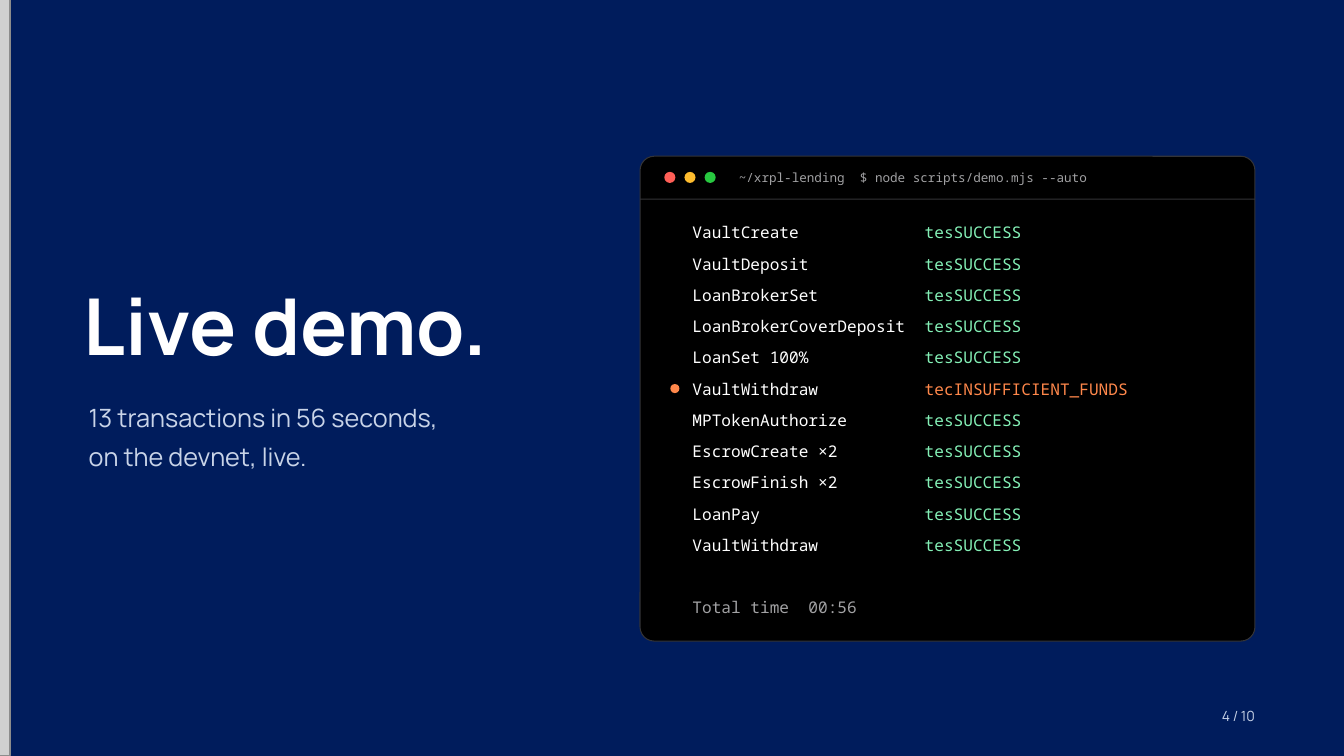
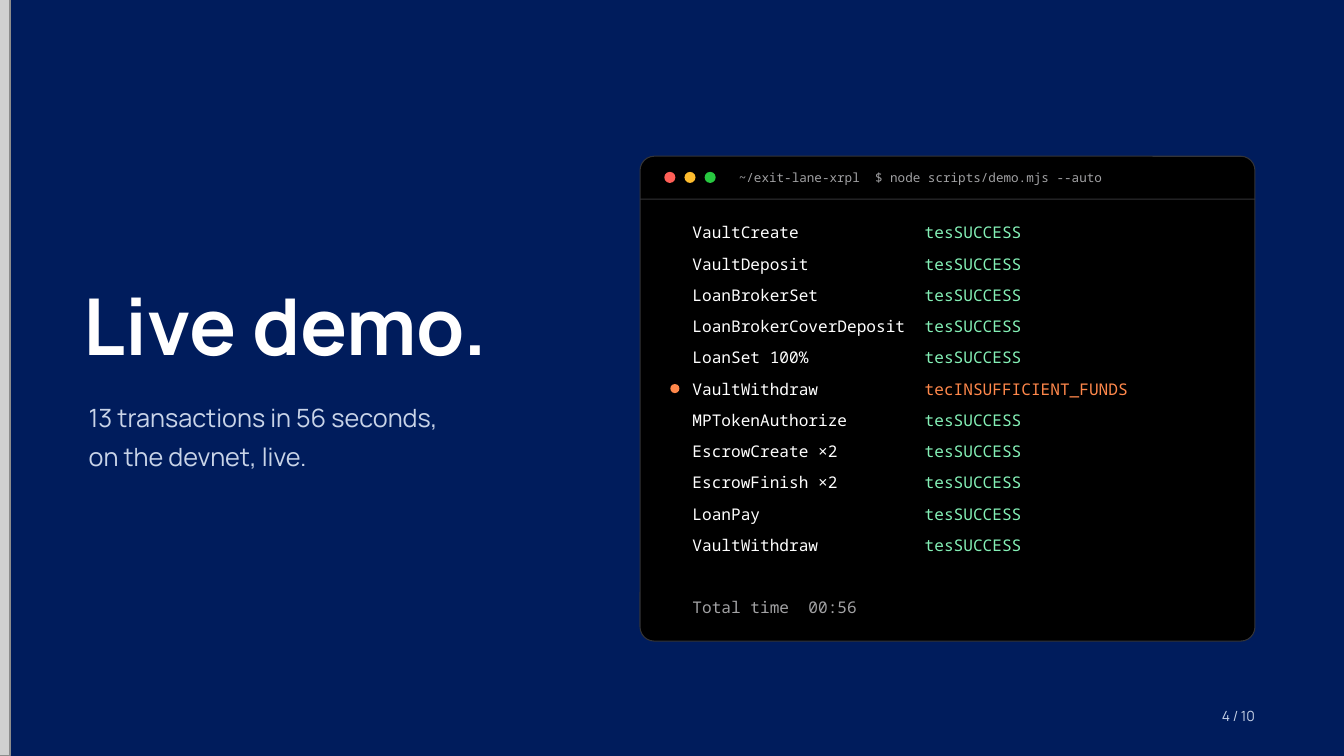
Before and after one commit to charlyppr/exit-lane-xrpl, a slide deck: slide 4 of deck/exit-lane.pptx. Drawn at 1344x756 pixels with LibreOffice and Linux fonts; fonts in the diff are those of the drawing; grey boxes stand for pictures. Boxes give left, top, right and bottom in pixels: in the first picture for what was removed or moved away, otherwise in the second. Text is boxed around its words. In the diff, an @@ line names an element or a change of style, - is before the commit and + after.

```diff
--- a/deck/exit-lane.pptx
+++ b/deck/exit-lane.pptx
@@ text at (x1=739, y1=172, x2=1102, y2=185): text changed @@
-~/xrpl-lending $ node scripts/demo.mjs --auto
+~/exit-lane-xrpl $ node scripts/demo.mjs --auto
```
Also in this commit, not shown: 1 other slide changed, 7 other files.
